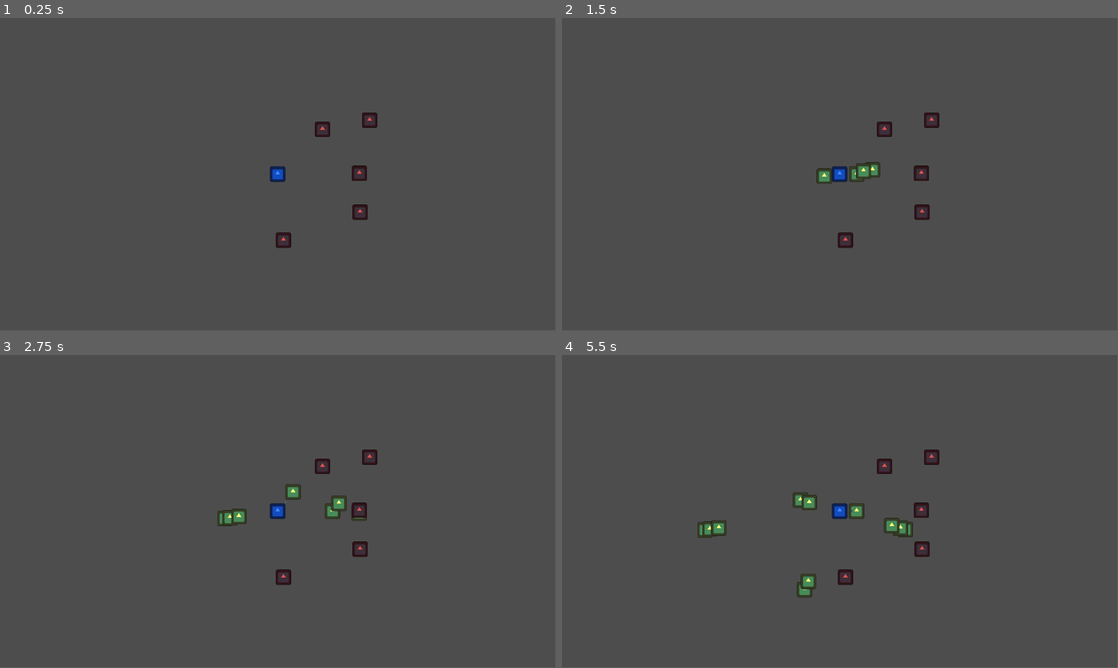
Above: before the commit, frames 1-4 (two rows, left to right).
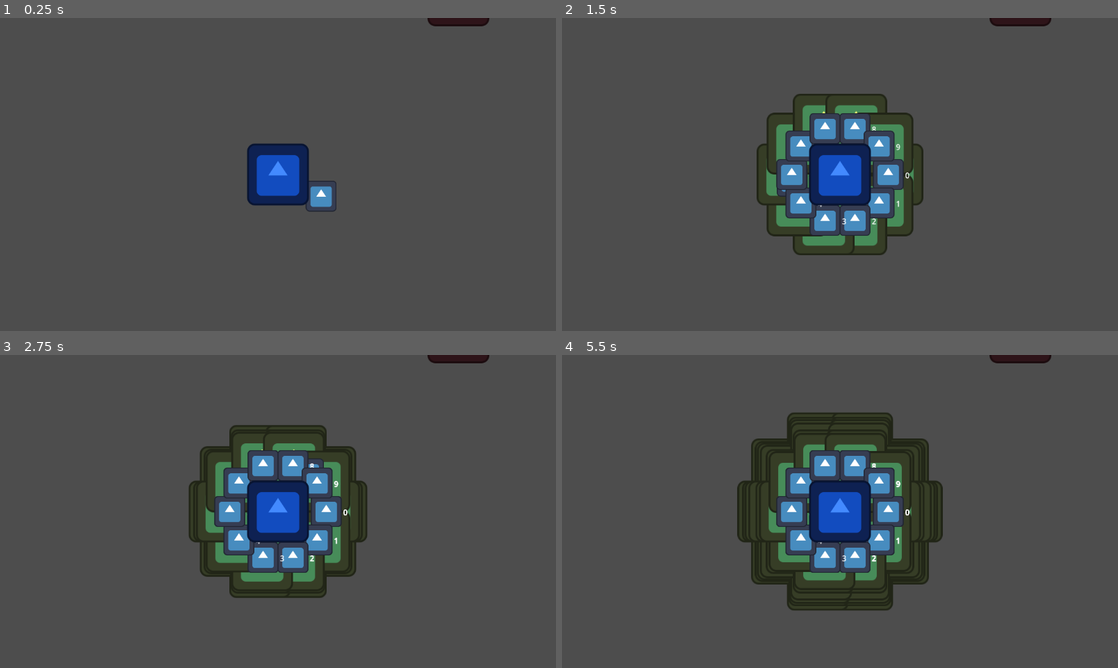
Above: after the commit, the same moments.

Repository: rodeyfeld/modular_abilities
Game: Godot game, scene res://world.tscn
The game is run twice, just before and just after one commit, with the same random seed, the same clock (stepped at 60 frames per second) and the same inputs. The engine's default icon, where the game draws it, is replaced by a stand-in: a white triangle on a blue panel in a dark square.
Inputs (mouse positions are in pixels of both pictures, inside the frame that each line leads up to):
- Up to frame 1 (0.25 s): no input
- Up to frame 2 (1.5 s): tap Enter (ui_accept) at 0.5, 0.77, 0.8, 1.07, 1.35 s; move the mouse to (962, 158) at 0.52 s; tap C (test1, bound only after the commit) at 0.6 s; move the mouse to (728, 190) at 1.27 s
- Up to frame 3 (2.75 s): tap Enter (ui_accept) at 1.52, 1.82, 2.3 s; tap C (test1, bound only after the commit) at 1.55, 2.1 s; move the mouse to (333, 442) at 2.02 s
- Up to frame 4 (5.5 s): move the mouse to (812, 574) at 2.77 s; tap C (test1, bound only after the commit) at 2.85, 4.35, 5.1 s; tap Enter (ui_accept) at 3.02, 3.32, 3.6, 3.77, 4.07, 4.52, 4.82, 5.3 s; move the mouse to (1006, 558) at 3.52 s; move the mouse to (673, 464) at 4.27 s; move the mouse to (867, 511) at 5.02 s
In our replay, the window is 799x449 before the commit and 800x450 after it. These sizes can differ from the game's own. Grey fills any space a smaller window leaves; there, only what the larger window draws over its background counts as a difference.

The runs differ from the first frame. In frame 1, 3.5% of the frame differs, in the area x 44-88%, y 0-74%; in frame 2, 12%; in frame 3, 13%; in frame 4, 18%, in the area x 24-88%, y 0-82%.

Commit message:
overhaul parts of action resources. add nova

Diff:
--- a/ability/ability.gd
+++ b/ability/ability.gd
@@ -60,19 +60,21 @@
 func perform_actions(event_type:DataDrivenAbilitySingleton.event_types):
 	# Takes an event_type enum. This is used to get the arrry of AbilityEventData
 	var actions = event_register[event_type]
-	var events = event_register[event_type]
 	print("ACTIONS: ", actions)
 
 	# For every action in this register, execute the action based on its targeting
 	for action in actions:
+		var action_execution_num_timer:Timer = Timer.new()
+		action.action_execution_num_timer = action_execution_num_timer
+		add_child(action_execution_num_timer)
 		# TODO: Recieve a signal from the actions and call further processing
-		if action.data.target == DataDrivenAbilitySingleton.target.CASTER:
+		if action.data.target_type == DataDrivenAbilitySingleton.target_type.CASTER:
 			action.execute(self, caster, target_position)
-		elif action.data.target == DataDrivenAbilitySingleton.target.POINT:
+		elif action.data.target_type == DataDrivenAbilitySingleton.target_type.POINT:
 			action.execute_all(self, null, target_position)
-		elif action.data.target == DataDrivenAbilitySingleton.target.TARGET:
+		elif action.data.target_type == DataDrivenAbilitySingleton.target_type.TARGET:
 			action.execute(self, target_unit, target_position)
-		elif action.data.target == DataDrivenAbilitySingleton.target.NEAREST_ENEMY:
+		elif action.data.target_type == DataDrivenAbilitySingleton.target_type.NEAREST_ENEMY:
 			if len(target_unit.get_nearby_targets()) > 0:
 				action.execute(self, target_unit.get_nearby_targets()[0], target_unit.get_nearby_targets()[0].position)
 
--- a/ability/ability_action_data.gd
+++ b/ability/ability_action_data.gd
@@ -2,8 +2,8 @@
 
 class_name AbilityActionData
 
-@export var attribute_fields:AttributeDictionary = null
+@export var attribute_fields:AttributeData = null
 @export var trigger_abilities:Array[DataDrivenAbility] = []
-@export var action_type:DataDrivenAbilitySingleton.action_types = DataDrivenAbilitySingleton.action_types.NONE
-@export var target:DataDrivenAbilitySingleton.target = DataDrivenAbilitySingleton.target.NONE
+@export var action_type:DataDrivenAbilitySingleton.action_type = DataDrivenAbilitySingleton.action_type.NONE
+@export var target_type:DataDrivenAbilitySingleton.target_type = DataDrivenAbilitySingleton.target_type.NONE
 @export var to_be_removed:bool
--- a/ability/ability_data.gd
+++ b/ability/ability_data.gd
@@ -2,7 +2,7 @@
 
 class_name AbilityData
 
-@export var mask_flag:DataDrivenAbilitySingleton.mask_flag = DataDrivenAbilitySingleton.mask_flag.NONE
+@export var mask_flag_type:DataDrivenAbilitySingleton.mask_flag_type = DataDrivenAbilitySingleton.mask_flag_type.NONE
 @export var behavior_flags:DataDrivenAbilitySingleton.behavior_flag = DataDrivenAbilitySingleton.behavior_flag.TEST
 @export var name:String
 @export var description:String
--- /dev/null
+++ b/ability/action/action_timer.tscn
@@ -0,0 +1,3 @@
+[gd_scene format=3 uid="uid://b7on36f0xlufd"]
+
+[node name="action_timer" type="Timer"]
--- a/ability/action/base_action.gd
+++ b/ability/action/base_action.gd
@@ -3,15 +3,18 @@
 class_name BaseAction
 
 var data:AbilityActionData
-
+var action_execution_num_timer:Timer = null
 
 func setup(data_param:AbilityActionData):
 	self.data = data_param
 	pass
 
 func execute_all(_caster_ability:Ability, _target:Actor, _target_point:Vector2):
-	for num in range(self.data.attribute_fields.num_execution):
+	print(self.data.attribute_fields.attribute_field_fire_data.num_execution)
+	for num in range(self.data.attribute_fields.attribute_field_fire_data.num_execution):
+		action_execution_num_timer.start(self.data.attribute_fields.time_between_execution)
 		self.execute(_caster_ability, _target, _target_point)
+		await action_execution_num_timer.timeout
 
 func execute(_caster_ability:Ability, _target:Actor, _target_point:Vector2):
 	pass
--- /dev/null
+++ b/ability/action/base_action.tscn
@@ -0,0 +1,10 @@
+[gd_scene load_steps=2 format=3 uid="uid://ckyvm4725ywhg"]
+
+[ext_resource type="Script" path="res://ability/action/base_action.gd" id="1_d281i"]
+
+[node name="action" type="Node2D"]
+script = ExtResource("1_d281i")
+
+[node name="Timer" type="Timer" parent="."]
+
+[connection signal="timeout" from="Timer" to="." method="_on_timer_timeout"]
--- a/ability/action/linear_projectile.gd
+++ b/ability/action/linear_projectile.gd
@@ -2,7 +2,7 @@
 
 const projectile_scene = preload("res://entity/spell_projectiles/projectile.tscn")
 
-var speed:int
+var speed:float
 
 signal projectile_hit
 
@@ -13,26 +13,36 @@
 
 # TODO: Consider passing this information to the projectile speed/direction/position
 # and handle its logic there.
-func execute(caster_ability:Ability, target:Actor, target_position:Vector2):
+func execute(caster_ability:Ability, _target:Actor, target_position:Vector2):
 	# Get the position for this offensive ability
+	var firing_mode:DataDrivenAbilitySingleton.attribute_field_fire_mode_type = self.data.attribute_fields.attribute_field_fire_data.attribute_field_fire_mode_type
 
-	var attach_node:Node2D = caster_ability.caster.get_node("AttachPoint/AbilityOffensiveAttachPoint")
-	var attach_global_position:Vector2 = attach_node.global_position
+	var attach_node:Node2D
+	var initial_angle:Vector2 = Vector2.ZERO
+	for num in range(self.data.attribute_fields.attribute_field_fire_data.num_to_fire_per_execution):
+		var projectile:Projectile = projectile_scene.instantiate()
+		var projectile_container_node = caster_ability.caster.get_tree().get_root().get_node("World/ProjectileContainer")
+		var dir:Vector2 = Vector2.ZERO
+		projectile_container_node.call_deferred("add_child", projectile)
 
-	# Create our projectile and add it to the container for projectiles
-	var projectile:Projectile = projectile_scene.instantiate()
-	var projectile_container_node = caster_ability.caster.get_tree().get_root().get_node("World/ProjectileContainer")
-	projectile_container_node.call_deferred("add_child", projectile)
+		# Set the projectile's global_position to its attach_point
+		# Connect the signal "projectile_hit" to this projectile, this will call the
+		# on_projectile_hit function in the ability when the "projectile_hit" signal is
+		# emitted. See _on_hitbox_area_entered in "res://entity/spell_projectiles/projectile.gd"
+		projectile.connect("projectile_hit", caster_ability.on_projectile_hit)
+		if firing_mode == DataDrivenAbilitySingleton.attribute_field_fire_mode_type.NOVA:
+			attach_node = caster_ability.caster.create_nova_attach_point(num, self.data.attribute_fields.attribute_field_fire_data.num_to_fire_per_execution)
+			dir = attach_node.position
+		elif firing_mode == DataDrivenAbilitySingleton.attribute_field_fire_mode_type.CONE:
+			pass
+		elif firing_mode == DataDrivenAbilitySingleton.attribute_field_fire_mode_type.LINEAR:
+			# Create our projectile and add it to the container for projectiles
+			attach_node = caster_ability.caster.get_node("AttachPoint/AbilityOffensiveAttachPoint")
+			dir = target_position - attach_node.global_position
+		projectile.global_position = attach_node.global_position
 
-	# Set the projectile's global_position to its attach_point
-	projectile.global_position = attach_global_position
-	# Connect the signal "projectile_hit" to this projectile, this will call the
-	# on_projectile_hit function in the ability when the "projectile_hit" signal is
-	# emitted. See _on_hitbox_area_entered in "res://entity/spell_projectiles/projectile.gd"
-	projectile.connect("projectile_hit", caster_ability.on_projectile_hit)
-	var dir:Vector2 = target_position - attach_global_position
-	# Configure its direction and speed
-	projectile.initial_speed = speed
-	projectile.initial_direction = dir
-	# Fire the projectile
-	projectile.fire(caster_ability.caster)
+		# Configure its direction and speed
+		projectile.initial_speed = speed
+		projectile.initial_direction = dir
+		# Fire the projectile
+		projectile.fire(caster_ability.caster)
--- a/ability/fyreball.tres
+++ b/ability/custom_abilities/fyreball.tres
@@ -1,14 +1,14 @@
-[gd_resource type="Resource" script_class="DataDrivenAbility" load_steps=22 format=3 uid="uid://dlwopm7cr5c2f"]
+[gd_resource type="Resource" script_class="DataDrivenAbility" load_steps=22 format=3 uid="uid://cl0c00y6lhnbg"]
 
 [ext_resource type="Script" path="res://ability/ability_data.gd" id="1_01ku4"]
 [ext_resource type="Script" path="res://ability/data_driven_ability.gd" id="1_s4i4v"]
-[ext_resource type="Script" path="res://ability/fields/attribute_dictionary.gd" id="2_meivv"]
+[ext_resource type="Script" path="res://ability/fields/attribute_data.gd" id="2_meivv"]
 [ext_resource type="Script" path="res://ability/ability_action_data.gd" id="3_3tvx4"]
 [ext_resource type="Script" path="res://ability/ability_event_data.gd" id="4_k5cua"]
 
 [sub_resource type="Resource" id="Resource_2sr5r"]
 script = ExtResource("1_01ku4")
-mask_flag = 1
+mask_flag_type = 1
 behavior_flags = 1
 name = "fyre"
 description = "ball of fire with damage"
@@ -18,16 +18,13 @@
 script = ExtResource("2_meivv")
 amount = 0.0
 speed = 250.0
-time_between_execution = 2.0
-num_execution = 3.0
-num_to_fire_per_execution = 0.0
 
 [sub_resource type="Resource" id="Resource_bggq6"]
 script = ExtResource("3_3tvx4")
 attribute_fields = SubResource("Resource_ux86s")
 trigger_abilities = Array[ExtResource("1_s4i4v")]([])
 action_type = 3
-target = 3
+target_type = 3
 to_be_removed = false
 
 [sub_resource type="Resource" id="Resource_1tllk"]
@@ -42,21 +39,18 @@
 script = ExtResource("2_meivv")
 amount = 10.0
 speed = 0.0
-time_between_execution = 0.0
-num_execution = 0.0
-num_to_fire_per_execution = 0.0
 
 [sub_resource type="Resource" id="Resource_ec20c"]
 script = ExtResource("3_3tvx4")
 attribute_fields = SubResource("Resource_yqvbe")
 trigger_abilities = Array[ExtResource("1_s4i4v")]([])
 action_type = 1
-target = 2
+target_type = 2
 to_be_removed = false
 
 [sub_resource type="Resource" id="Resource_smsyf"]
 script = ExtResource("1_01ku4")
-mask_flag = 1
+mask_flag_type = 1
 behavior_flags = 1
 name = ""
 description = ""
@@ -66,16 +60,13 @@
 script = ExtResource("2_meivv")
 amount = 0.0
 speed = 250.0
-time_between_execution = 0.0
-num_execution = 0.0
-num_to_fire_per_execution = 0.0
 
 [sub_resource type="Resource" id="Resource_v5pqt"]
 script = ExtResource("3_3tvx4")
 attribute_fields = SubResource("Resource_27gx7")
 trigger_abilities = Array[ExtResource("1_s4i4v")]([])
 action_type = 3
-target = 4
+target_type = 4
 to_be_removed = false
 
 [sub_resource type="Resource" id="Resource_vvdcv"]
@@ -90,16 +81,13 @@
 script = ExtResource("2_meivv")
 amount = 11.0
 speed = 0.0
-time_between_execution = 0.0
-num_execution = 0.0
-num_to_fire_per_execution = 0.0
 
 [sub_resource type="Resource" id="Resource_g0m82"]
 script = ExtResource("3_3tvx4")
 attribute_fields = SubResource("Resource_5uvwo")
 trigger_abilities = Array[ExtResource("1_s4i4v")]([])
 action_type = 1
-target = 2
+target_type = 0
 to_be_removed = false
 
 [sub_resource type="Resource" id="Resource_8vvk3"]
@@ -119,7 +107,7 @@
 script = ExtResource("3_3tvx4")
 trigger_abilities = Array[ExtResource("1_s4i4v")]([SubResource("Resource_if14s")])
 action_type = 4
-target = 2
+target_type = 2
 to_be_removed = false
 
 [sub_resource type="Resource" id="Resource_4tycv"]
--- /dev/null
+++ b/ability/custom_abilities/ice_nova.tres
@@ -0,0 +1,51 @@
+[gd_resource type="Resource" script_class="DataDrivenAbility" load_steps=12 format=3 uid="uid://ct3a58duv0edx"]
+
+[ext_resource type="Script" path="res://ability/ability_data.gd" id="1_01ku4"]
+[ext_resource type="Script" path="res://ability/data_driven_ability.gd" id="1_s4i4v"]
+[ext_resource type="Script" path="res://ability/fields/attribute_field_fire_data.gd" id="2_hfcba"]
+[ext_resource type="Script" path="res://ability/ability_action_data.gd" id="3_3tvx4"]
+[ext_resource type="Script" path="res://ability/fields/attribute_data.gd" id="3_m6rab"]
+[ext_resource type="Script" path="res://ability/ability_event_data.gd" id="4_k5cua"]
+
+[sub_resource type="Resource" id="Resource_27avm"]
+script = ExtResource("1_01ku4")
+mask_flag_type = 1
+behavior_flags = 1
+name = "ice nova"
+description = "several nodes in nova mode"
+cooldown = 0.0
+
+[sub_resource type="Resource" id="Resource_yntnj"]
+script = ExtResource("2_hfcba")
+attribute_field_fire_mode_type = 1
+angle_between_shots = 0.0
+time_between_execution = 0.0
+num_execution = 1.0
+num_to_fire_per_execution = 10.0
+
+[sub_resource type="Resource" id="Resource_wgylr"]
+script = ExtResource("3_m6rab")
+amount = 0.0
+speed = 10.0
+attribute_field_fire_data = SubResource("Resource_yntnj")
+
+[sub_resource type="Resource" id="Resource_tkiwy"]
+script = ExtResource("3_3tvx4")
+attribute_fields = SubResource("Resource_wgylr")
+trigger_abilities = Array[ExtResource("1_s4i4v")]([])
+action_type = 3
+target_type = 2
+to_be_removed = false
+
+[sub_resource type="Resource" id="Resource_08edy"]
+script = ExtResource("4_k5cua")
+event_type = 2
+actions = Array[ExtResource("3_3tvx4")]([SubResource("Resource_tkiwy")])
+modifiers = Array[Resource("res://ability/ability_modifier_data.gd")]([])
+repeat_event_num = 0
+time_between_event_repeat = 0
+
+[resource]
+script = ExtResource("1_s4i4v")
+ability_data = SubResource("Resource_27avm")
+ability_event_data = Array[ExtResource("4_k5cua")]([SubResource("Resource_08edy")])
--- a/ability/data_driven_ability.gd
+++ b/ability/data_driven_ability.gd
@@ -6,7 +6,7 @@
 
 
 const ability_scene = preload("res://ability/ability.tscn")
-
+const base_action_scene = preload("res://ability/action/base_action.tscn")
 
 @export var ability_data:AbilityData
 @export var ability_event_data:Array[AbilityEventData]
@@ -21,12 +21,12 @@
 	# to the register for that ability. These will be cycled through on ability
 	# cast by an actor
 	for ability_event in raw_ability.ability_event_data:
-		print(ability_event.repeat_event_num)
 		for action in ability_event.actions:
 			# We check the file required for this type of ability, and load the
 			# relevant script for this action from DataDrivenAbilitySingleton.action_type_map
 			var action_script = load(DataDrivenAbilitySingleton.action_type_map[action.action_type])
-			var base_action:BaseAction = action_script.new()
+			var base_action:BaseAction = base_action_scene.instantiate()
+			base_action.set_script(action_script)
 			# Configure the new action based on the fields from DataDrivenAbility
 			base_action.setup(action)
 			# Register the action to the abilities event register
--- a/ability/data_driven_ability_singleton.gd
+++ b/ability/data_driven_ability_singleton.gd
@@ -3,6 +3,12 @@
 enum attribute_field_type {
 	AMOUNT,
 	SPEED
+}
+
+enum attribute_field_fire_mode_type {
+	LINEAR,
+	NOVA,
+	CONE,
 }
 
 enum event_types {
@@ -12,7 +18,7 @@
 	ON_PROJECTILE_HIT,
 }
 
-enum action_types {
+enum action_type {
 	NONE,
 	DAMAGE,
 	HEAL,
@@ -20,19 +26,18 @@
 	AUXILIARY,
 }
 
-enum mask_flag {
+enum mask_flag_type {
 		NONE = 1 << 0,
 		SELF = 1 << 1,
 		ENEMY = 1 << 2,
 }
 
-enum target {
+enum target_type {
 		NONE,
 		CASTER,
 		TARGET,
 		POINT,
 		NEAREST_ENEMY,
-		NOVA,
 }
 
 # https://developer.valvesoftware.com/wiki/Dota_2_Workshop_Tools/Scripting/Abilities_Data_Driven
@@ -55,9 +60,9 @@
 
 # TODO: Refactor this to point to class names or a more complex mapping table
 var action_type_map = {
-	action_types.DAMAGE: "res://ability/action/damage.gd",
-	action_types.LINEAR_PROJECTILE: "res://ability/action/linear_projectile.gd",
-	action_types.AUXILIARY: "res://ability/action/auxiliary.gd",
-	action_types.HEAL: "res://ability/action/heal.gd",
+	action_type.DAMAGE: "res://ability/action/damage.gd",
+	action_type.LINEAR_PROJECTILE: "res://ability/action/linear_projectile.gd",
+	action_type.AUXILIARY: "res://ability/action/auxiliary.gd",
+	action_type.HEAL: "res://ability/action/heal.gd",
 
 }
--- /dev/null
+++ b/ability/fields/attribute_data.gd
@@ -0,0 +1,7 @@
+extends Resource
+
+class_name AttributeData
+
+@export var amount:float = 0.0
+@export var speed:float = 0.0
+@export var attribute_field_fire_data:AttributeFieldFireData = AttributeFieldFireData.new()
--- a/ability/fields/attribute_dictionary.gd
+++ /dev/null
@@ -1,9 +0,0 @@
-extends Resource
-
-class_name AttributeDictionary
-
-@export var amount:float = 0.0
-@export var speed:float = 0.0
-@export var time_between_execution:float = 0.0
-@export var num_execution:float = 0.0
-@export var num_to_fire_per_execution:float = 0.0
--- /dev/null
+++ b/ability/fields/attribute_field_fire_data.gd
@@ -0,0 +1,9 @@
+extends Resource
+
+class_name AttributeFieldFireData
+
+@export var attribute_field_fire_mode_type:DataDrivenAbilitySingleton.attribute_field_fire_mode_type = DataDrivenAbilitySingleton.attribute_field_fire_mode_type.LINEAR
+@export var angle_between_shots:float = 0.0
+@export var time_between_execution:float = 0.0
+@export var num_execution:float = 0.0
+@export var num_to_fire_per_execution:float = 1.0
--- a/entity/actor/actor.gd
+++ b/entity/actor/actor.gd
@@ -5,6 +5,9 @@
 # Class for containing all entities that can be interacted with and interact
 
 @onready var detection_zone:Area2D = $UnitDetectionZone
+@onready var ability_attach_point:Node2D = $AttachPoint
+
+var attach_point_scene = load("res://entity/actor/attach_point.tscn")
 var health:int
 var title:String
 var nearby_targetable_units = []
@@ -34,3 +37,15 @@
 func _on_unit_detection_zone_body_exited(body):
 	# Remove actor if they have left the targets radius
 	nearby_targetable_units.erase(body)
+
+func create_nova_attach_point(num, num_required):
+	var curr_angle:float = 0
+	var distance = 100
+	var angle_rad = (TAU / num_required) * num
+
+	var attach_point:AttachPoint = attach_point_scene.instantiate()
+	ability_attach_point.add_child(attach_point)
+	attach_point.title_label.text = str(num)
+	attach_point.global_position.x = distance * cos(angle_rad) + self.position.x
+	attach_point.global_position.y = distance * sin(angle_rad) + self.position.y
+	return attach_point
--- a/entity/actor/attach_point.gd
+++ b/entity/actor/attach_point.gd
@@ -1,3 +1,10 @@
 extends Node2D
 
 # Attach point for actors. These determine where their abilities will spawn
+class_name AttachPoint
+
+@onready var title_label:Label = $Label
+@export var title_text:String = "-1"
+
+func _ready():
+	title_label.text = title_text
--- a/entity/actor/attach_point.tscn
+++ b/entity/actor/attach_point.tscn
@@ -9,5 +9,11 @@
 [node name="AbilityOffensiveAttachPoint" type="Marker2D" parent="."]
 
 [node name="Sprite2d" type="Sprite2D" parent="AbilityOffensiveAttachPoint"]
-scale = Vector2(0.1, 0.1)
+scale = Vector2(0.5, 0.5)
 texture = ExtResource("2_v0ee5")
+
+[node name="Label" type="Label" parent="."]
+offset_left = 35.0
+offset_top = -10.0
+offset_right = 75.0
+offset_bottom = 13.0
--- a/entity/actor/player/player.gd
+++ b/entity/actor/player/player.gd
@@ -4,21 +4,29 @@
 
 @onready var ability_offensive_attach_point:Marker2D = $AttachPoint/AbilityOffensiveAttachPoint
 
-var fyreball = preload("res://ability/fyreball.tres")
+var fyreball = preload("res://ability/custom_abilities/fyreball.tres")
+var ice_nova = preload("res://ability/custom_abilities/ice_nova.tres")
 var data_driven_ability_script = load("res://ability/data_driven_ability.gd")
 
-var ability:Ability
+var ability0:Ability
+var ability1:Ability
 
 
 func _ready():
 	title = "player"
-	var data_driven_ability = data_driven_ability_script.new()
-	ability = data_driven_ability.parse(fyreball)
-	add_child(ability)
+	var data_driven_ability0 = data_driven_ability_script.new()
+	ability0 = data_driven_ability0.parse(fyreball)
+	add_child(ability0)
+	var data_driven_ability1 = data_driven_ability_script.new()
+	ability1 = data_driven_ability1.parse(ice_nova)
+	add_child(ability1)
 
 func _physics_process(_delta):
 	if Input.is_action_just_pressed("ui_accept"):
-		ability.execute(self, {'target_unit':self, 'target_position': get_global_mouse_position()})
+		ability0.execute(self, {'target_unit':self, 'target_position': get_global_mouse_position()})
+	if Input.is_action_just_pressed("test1"):
+		ability1.execute(self, {'target_unit':self, 'target_position': get_global_mouse_position()})
+
 
 	# Configure deadzone for mouse
 	var angle = self.get_angle_to(get_global_mouse_position())
--- a/entity/actor/player/player.tscn
+++ b/entity/actor/player/player.tscn
@@ -13,19 +13,16 @@
 collision_layer = 1
 script = ExtResource("2_53o15")
 
-[node name="Camera2d" type="Camera2D" parent="." index="0"]
-zoom = Vector2(0.25, 0.25)
-
 [node name="CollisionShape2d" parent="UnitDetectionZone" index="0"]
 shape = SubResource("CircleShape2D_drggo")
 
-[node name="Hurtbox" parent="." index="3"]
+[node name="Hurtbox" parent="." index="2"]
 collision_layer = 4
 
 [node name="CollisionShape2d" parent="Hurtbox" index="0"]
 shape = SubResource("CircleShape2D_8y6xy")
 
-[node name="Sprite2d" parent="." index="4"]
+[node name="Sprite2d" parent="." index="3"]
 modulate = Color(0.262745, 0.541176, 1, 1)
 
 [editable path="AttachPoint"]
--- a/entity/spell_projectiles/projectile.gd
+++ b/entity/spell_projectiles/projectile.gd
@@ -12,8 +12,8 @@
 func _physics_process(_delta):
 	move_and_slide()
 
-func fire(owner):
-	projectile_owner = owner
+func fire(p_owner):
+	projectile_owner = p_owner
 	velocity = initial_direction.normalized() * initial_speed
 
 func on_hit():
--- a/project.godot
+++ b/project.godot
@@ -19,6 +19,20 @@
 
 DataDrivenAbilitySingleton="*res://ability/data_driven_ability_singleton.gd"
 
+[display]
+
+window/size/initial_position_type=0
+window/size/resizable=false
+window/stretch/mode="viewport"
+
+[input]
+
+test1={
+"deadzone": 0.5,
+"events": [Object(InputEventKey,"resource_local_to_scene":false,"resource_name":"","device":-1,"window_id":0,"alt_pressed":false,"shift_pressed":false,"ctrl_pressed":false,"meta_pressed":false,"pressed":false,"keycode":0,"physical_keycode":67,"key_label":0,"unicode":99,"echo":false,"script":null)
+]
+}
+
 [layer_names]
 
 2d_physics/layer_1="player"
--- a/world.tscn
+++ b/world.tscn
@@ -4,13 +4,14 @@
 [ext_resource type="PackedScene" uid="uid://s4ks1eno3d5d" path="res://entity/actor/enemy/enemy.tscn" id="2_45aac"]
 
 [node name="World" type="Node2D"]
-scale = Vector2(0.995769, 1)
 
 [node name="ProjectileContainer" type="Node2D" parent="."]
 
 [node name="Player" parent="." instance=ExtResource("1_ypvuq")]
 position = Vector2(44, -164)
 collision_mask = 1
+
+[node name="Camera2D" type="Camera2D" parent="Player"]
 
 [node name="Enemy" parent="." instance=ExtResource("2_45aac")]
 position = Vector2(725, -170)
